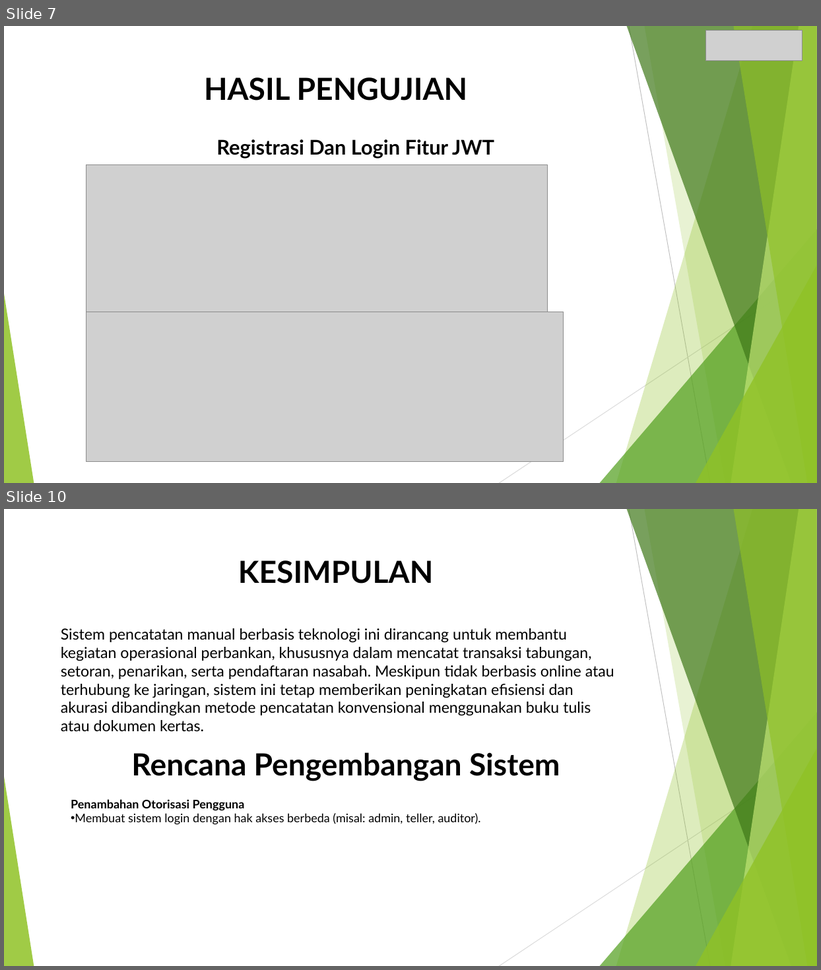
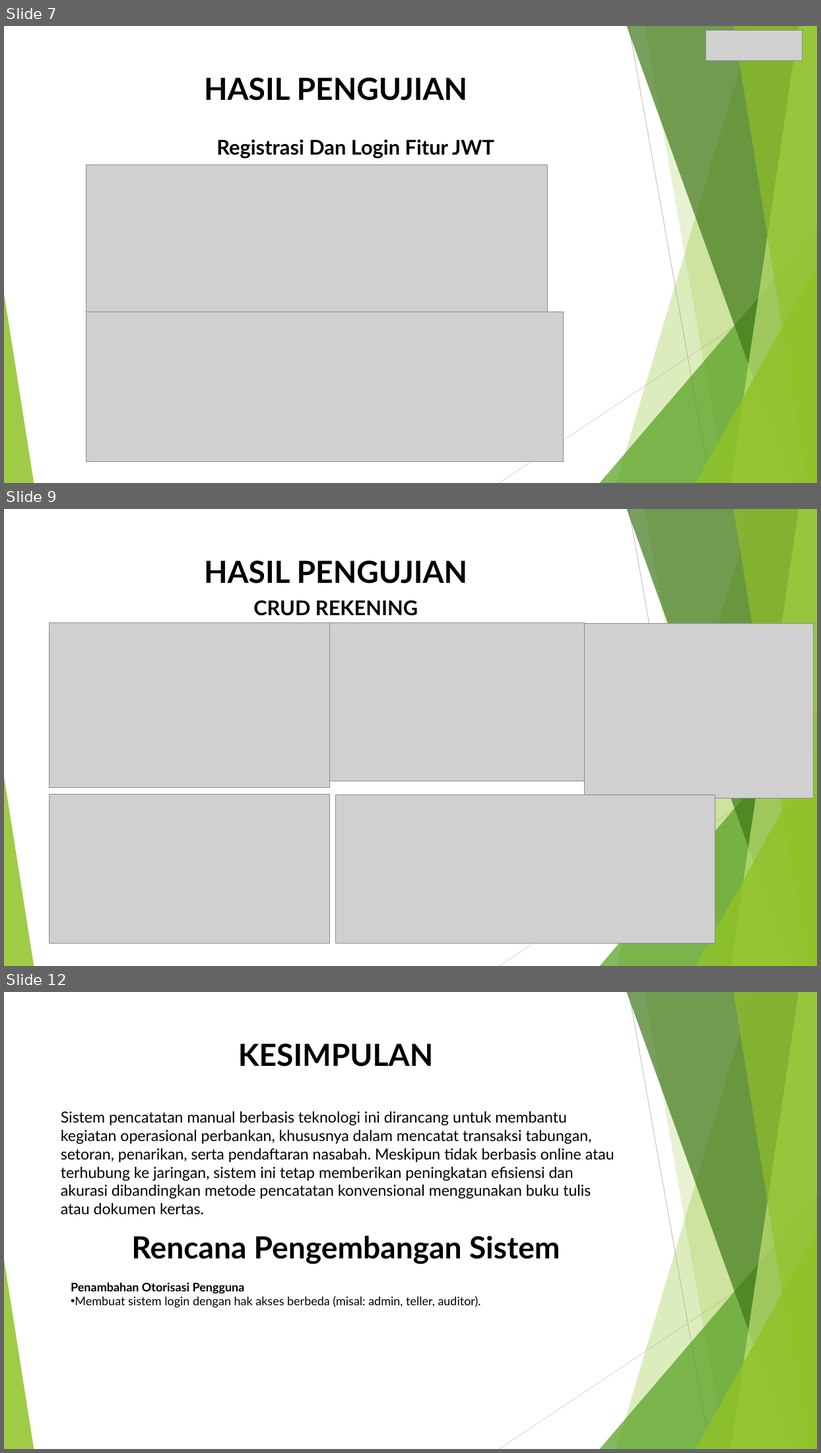
Before and after one commit to maryouga/tabungan, a slide deck: tugas.pptx. Shown one above the other, each under a label of ours: slides 7 and 10 before the commit, slides 7, 9 and 12 after it; the slides between them are not shown. The pictures are 821x970 and 821x1453 pixels, drawn with LibreOffice and Linux fonts; fonts in the diff are those of the drawing; grey boxes stand for pictures. Boxes give left, top, right and bottom in pixels: in the first picture for what was removed or moved away, otherwise in the second. Text is boxed around its words. In the diff, an @@ line names an element or a change of style, - is before the commit and + after.

```diff
--- a/tugas.pptx
+++ b/tugas.pptx
@@ slide 9 added at (4,509,817,966), background #FFFFFF; not listed: 10 template elements that a slide beside it also shows @@
@@ title added at (204,560,468,584), 36 pt, text #000000, bold @@
+HASIL PENGUJIAN
@@ text added at (253,600,418,616), 24 pt, text #000000, bold @@
+CRUD REKENING
@@ picture added at (49,623,330,788) @@
@@ picture added at (330,623,584,782) @@
@@ picture added at (585,624,814,799) @@
@@ picture added at (49,795,330,943) @@
@@ picture added at (336,795,715,943) @@
@@ what was slide 10 is now slide 12 @@
```
Also in this commit, not shown: 2 slides changed, 1 other slide added, 3 other files.
